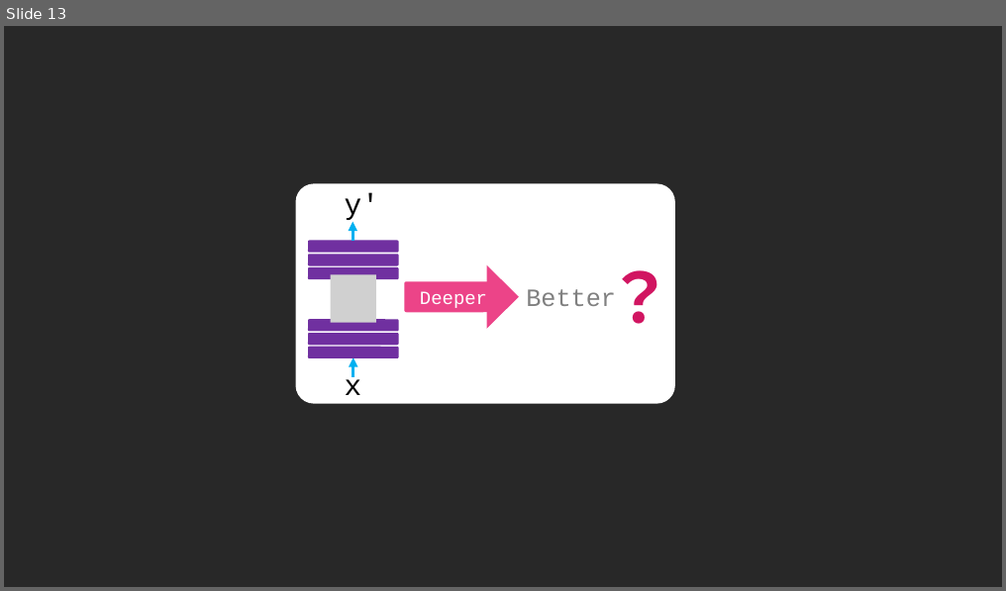
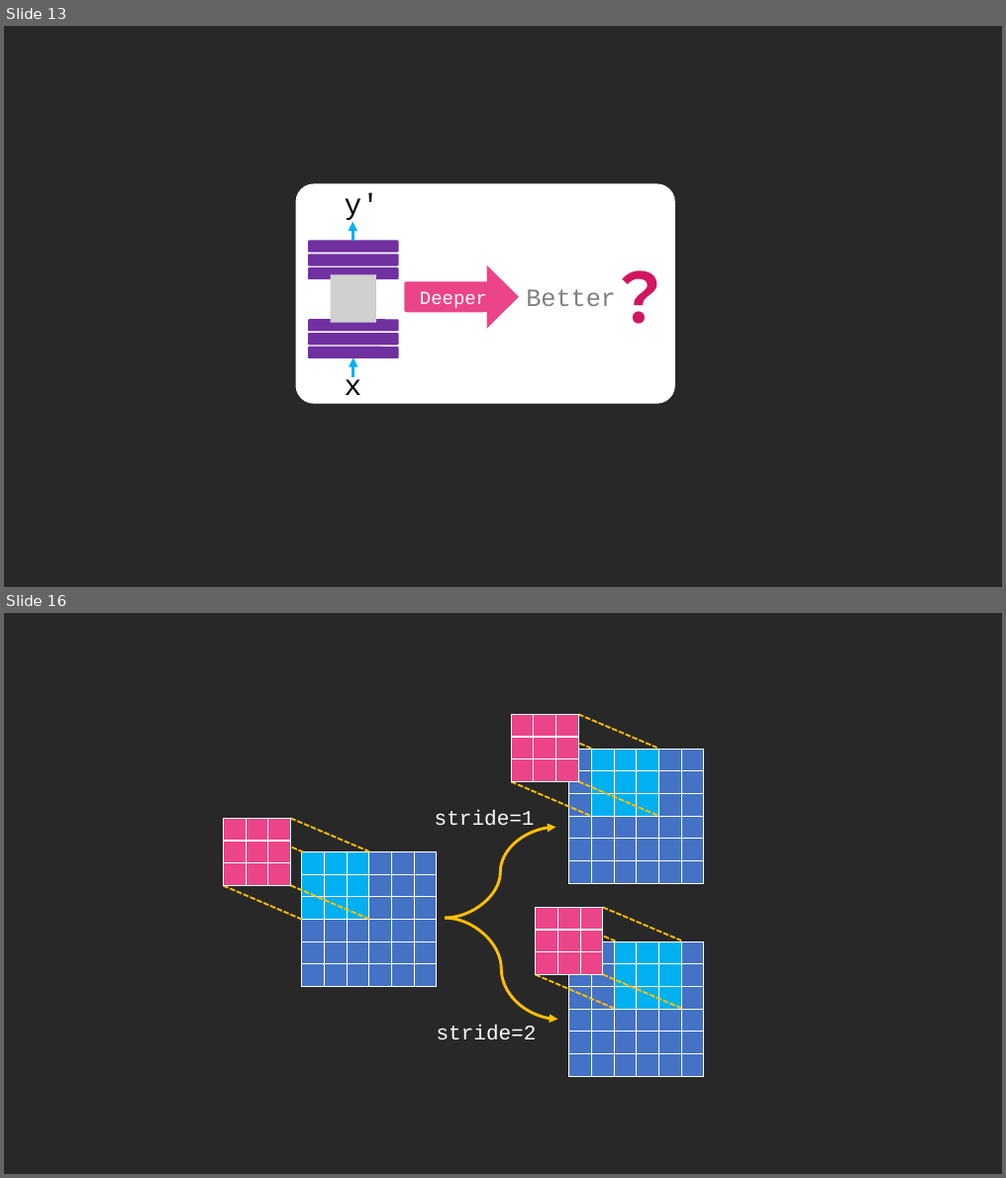
Before and after one commit to CSP-GD/deep-learning-summary, a slide deck: img/img.pptx. Shown one above the other, each under a label of ours: slide 13 before the commit, slides 13 and 16 after it; the slides between them are not shown. The pictures are 1006x591 and 1006x1178 pixels, drawn with LibreOffice and Linux fonts; fonts in the diff are those of the drawing; grey boxes stand for pictures. Boxes give left, top, right and bottom in pixels: in the first picture for what was removed or moved away, otherwise in the second. Text is boxed around its words. In the diff, an @@ line names an element or a change of style, - is before the commit and + after.

```diff
--- a/img/img.pptx
+++ b/img/img.pptx
@@ slide 16 added at [4,613,1002,1174], background #282828 @@
@@ group added at [224,714,704,1076]: 135 rectangles, 12 lines, 2 curved arrows, 2 texts @@
+stride=1
+stride=2
```
Also in this commit, not shown: 4 other slides added, 8 other files.
